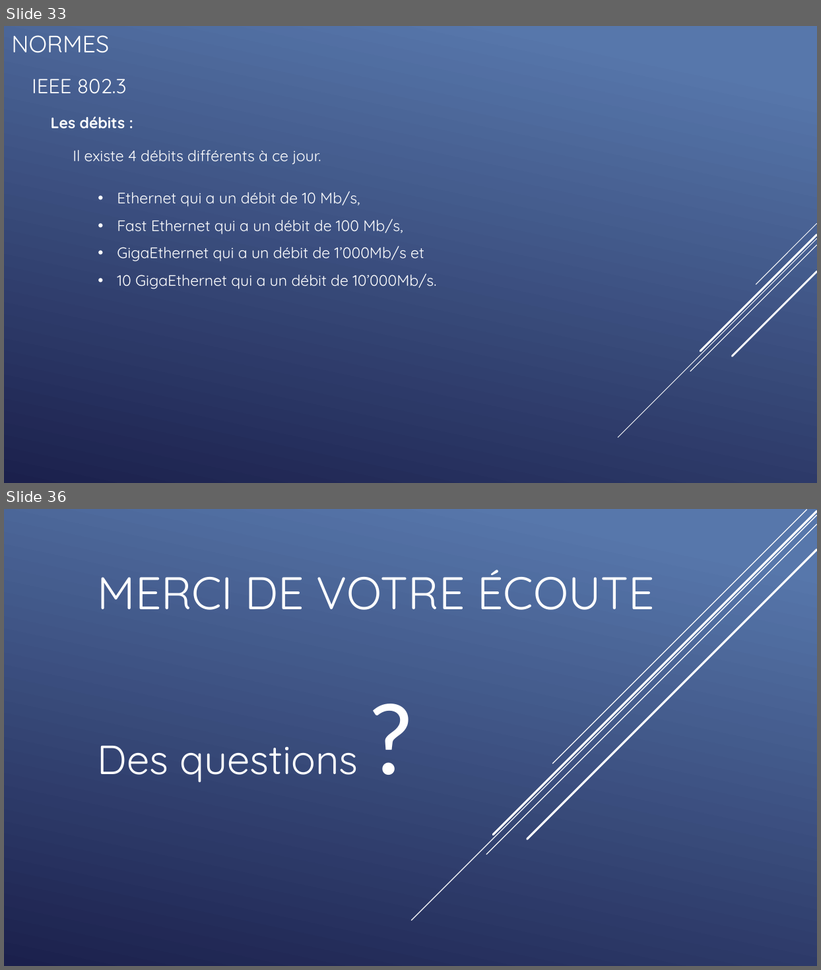
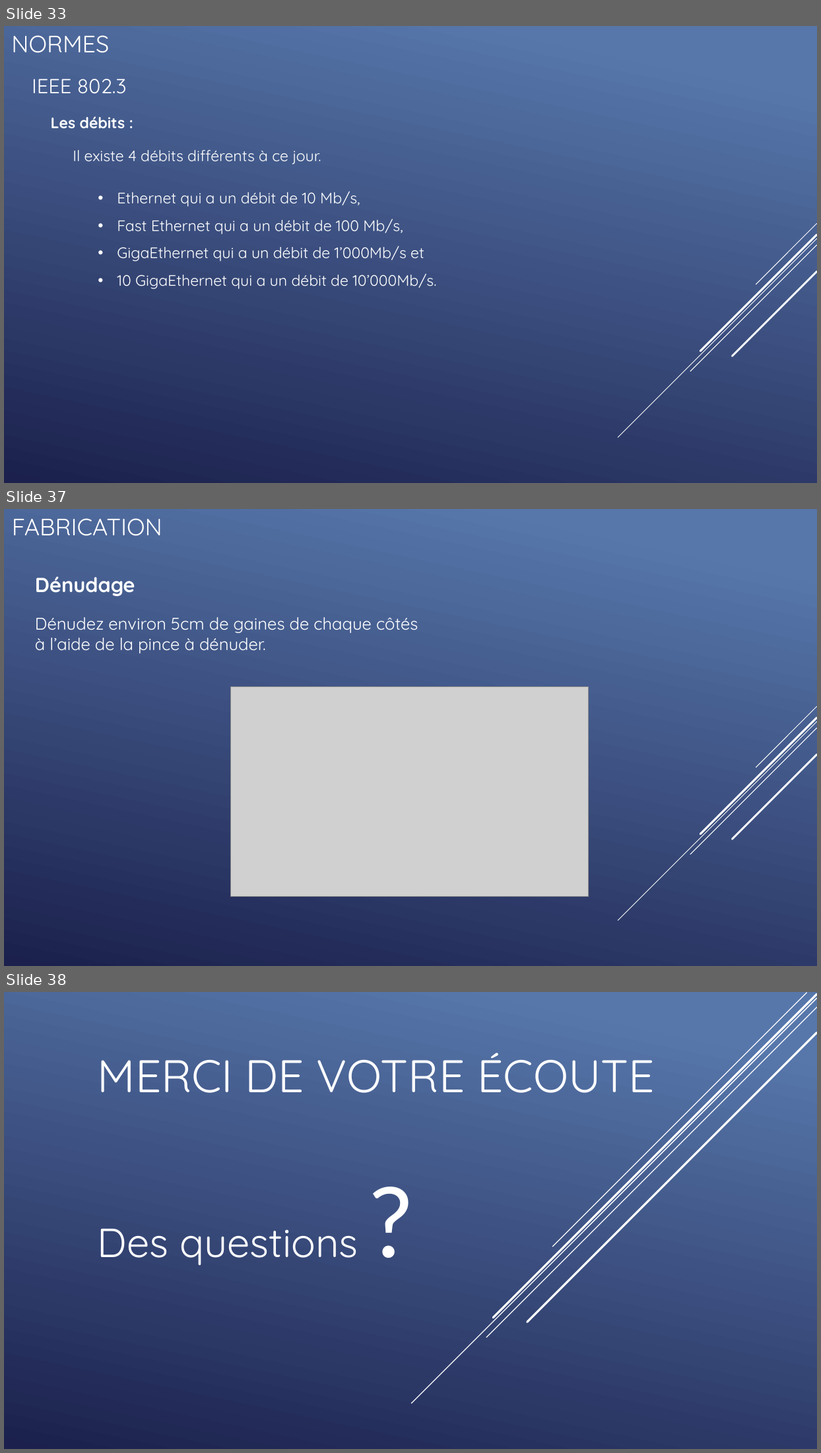
Before and after one commit to QuentinKrg/M214-Ethernet, a slide deck: Module 214 - Fabrication_Ethernet.pptx. Shown one above the other, each under a label of ours: slides 33 and 36 before the commit, slides 33, 37 and 38 after it; the slides between them are not shown. The pictures are 821x970 and 821x1453 pixels, drawn with LibreOffice and Linux fonts; fonts in the diff are those of the drawing; grey boxes stand for pictures. Boxes give left, top, right and bottom in pixels: in the first picture for what was removed or moved away, otherwise in the second. Text is boxed around its words. In the diff, an @@ line names an element or a change of style, - is before the commit and + after.

```diff
--- a/Module 214 - Fabrication_Ethernet.pptx
+++ b/Module 214 - Fabrication_Ethernet.pptx
@@ slide 37 added at (x1=4, y1=509, x2=817, y2=966), background gradient #5877AB to #1C204D; not listed: 5 template elements that a slide beside it also shows @@
@@ title added at (x1=12, y1=518, x2=162, y2=536), 28 pt, text #FFFFFF @@
+FABRICATION
@@ text added at (x1=35, y1=576, x2=135, y2=596), 24 pt, text #FFFFFF, bold @@
+Dénudage
@@ text added at (x1=35, y1=617, x2=418, y2=654), 20 pt, text #FFFFFF @@
+Dénudez environ 5cm de gaines de chaque côtés à l’aide de la pince à dénuder.
@@ picture added at (x1=231, y1=687, x2=588, y2=897) @@
@@ what was slide 36 is now slide 38 @@
```
Also in this commit, not shown: 2 other slides added, 1 slide removed, 3 other files.
